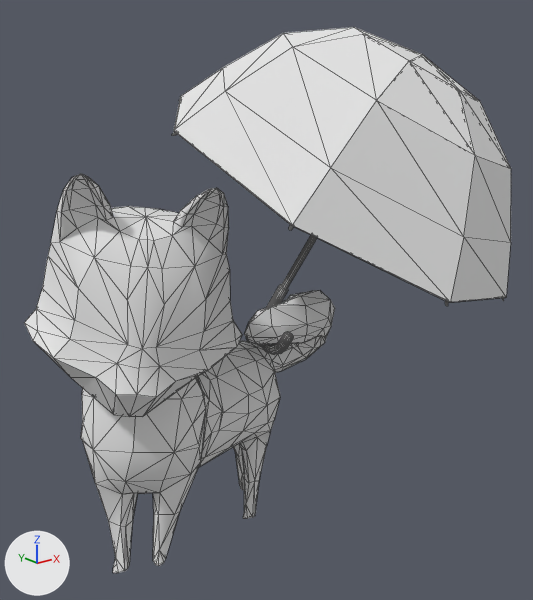
The OBJ model ChiBaApp/app/src/main/assets/models/umbrella/umbrella_Frame20.obj, before and after one commit.
The view is the same before and after, from a 50 mm lens placed at (-7.62, -11.82, 9.62), pointed at (1.06, -0.97, 5.28). Lighting does not change. The marker at lower left points along +X, +Y and +Z. Mesh edges are drawn as thin lines. Where no turn or scale is listed for an object, it has been applied to the vertices.

The first picture shows 'umbrella_Frame20'.
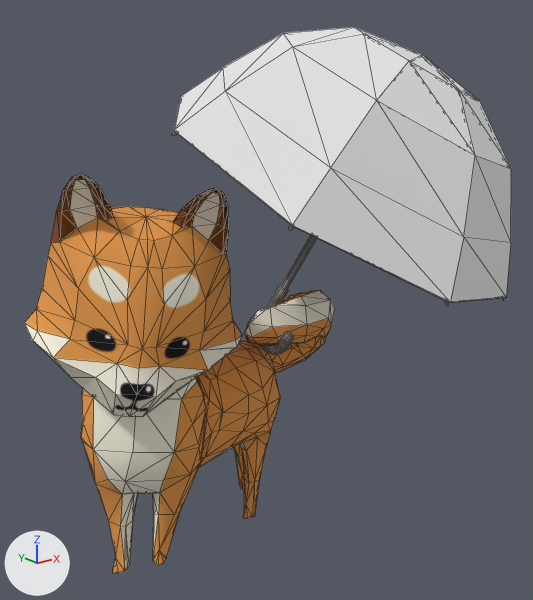
What differs and where, as boxes [x1, y1, x2, y2] in the pictures (533 x 600 px):
'umbrella_Frame20', surface changed (grey to orange)
    both: [25, 174, 333, 573]

The change, as a diff of the scene's bpy script:
```diff
--- a/ChiBaApp/app/src/main/assets/models/umbrella/umbrella_Frame20.obj.py
+++ b/ChiBaApp/app/src/main/assets/models/umbrella/umbrella_Frame20.obj.py
@@ img_chiba_jpg @@
+img_chiba_jpg = load_image('chiba.jpg', 'chiba.jpg', 2048, 2048, 'sRGB')
@@ mat_newrigging_lambert2sg @@
 mat_newrigging_lambert2sg = principled_material('newRigging:lambert2SG')
-mat_newrigging_lambert2sg.base_color = (0.8, 0.8, 0.8)  # white #e7e7e7
+mat_newrigging_lambert2sg.texture = img_chiba_jpg
 mat_newrigging_lambert2sg.roughness = 1.0
```
